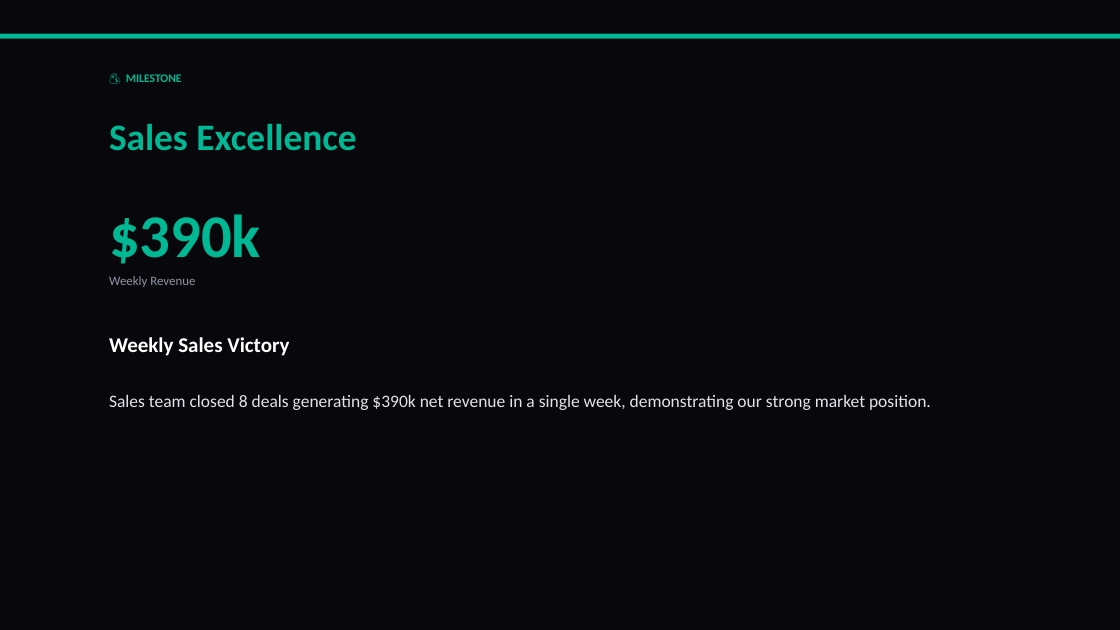
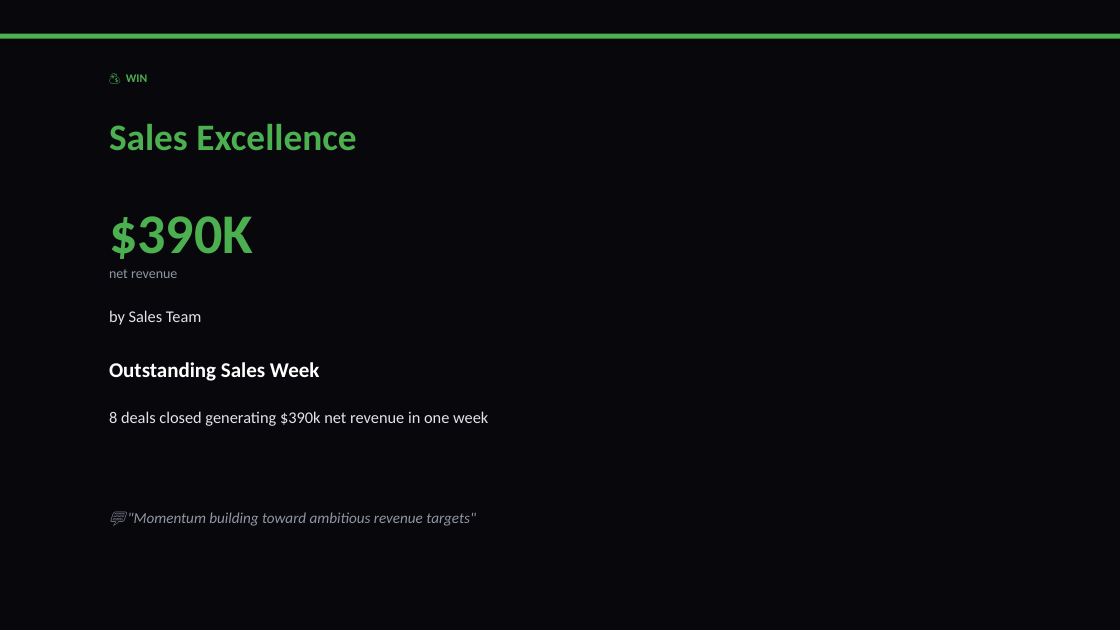
Before and after one commit to liliyagarifullina-maker/appodeal-pulse, a slide deck: slide 17 of data/archive/pulse_2026-03-12.pptx (slide 18 before the commit). Drawn at 1120x630 pixels with LibreOffice and Linux fonts; fonts in the diff are those of the drawing. Boxes give left, top, right and bottom in pixels: in the first picture for what was removed or moved away, otherwise in the second. Text is boxed around its words. In the diff, an @@ line names an element or a change of style, - is before the commit and + after.

```diff
--- a/data/archive/pulse_2026-03-12.pptx
+++ b/data/archive/pulse_2026-03-12.pptx
@@ rectangle at [0,34,1120,39]: fill #00B894 to #4CAF50 @@
@@ text at [126,74,147,82]: text changed; text colour #00B894 to #4CAF50 @@
-💰 MILESTONE
+💰 WIN
@@ text "Sales Excellence" at [109,124,356,151]: text colour #00B894 to #4CAF50 @@
@@ text at [109,216,253,259]: text changed; size 52 to 48 pt; text colour #00B894 to #4CAF50 @@
-$390k
+$390K
@@ text at [109,269,177,278]: text changed; size 11 to 12 pt @@
-Weekly Revenue
+net revenue
@@ text added at [109,310,202,325], 14 pt, text #E2E2EA @@
+by Sales Team
@@ text at [109,362,319,381]: text changed @@
-Weekly Sales Victory
+Outstanding Sales Week
@@ text at [109,411,488,426]: text changed; size 15 to 14 pt @@
-Sales team closed 8 deals generating $390k net revenue in a single week, demonstrating our strong market position.
+8 deals closed generating $390k net revenue in one week
@@ text added at [128,512,476,526], 13 pt, text #8F95A3, italic @@
+💬 "Momentum building toward ambitious revenue targets"
```
Also in this commit, not shown: 14 other slides changed, 4 slides added, 2 slides removed, 2 other files.
